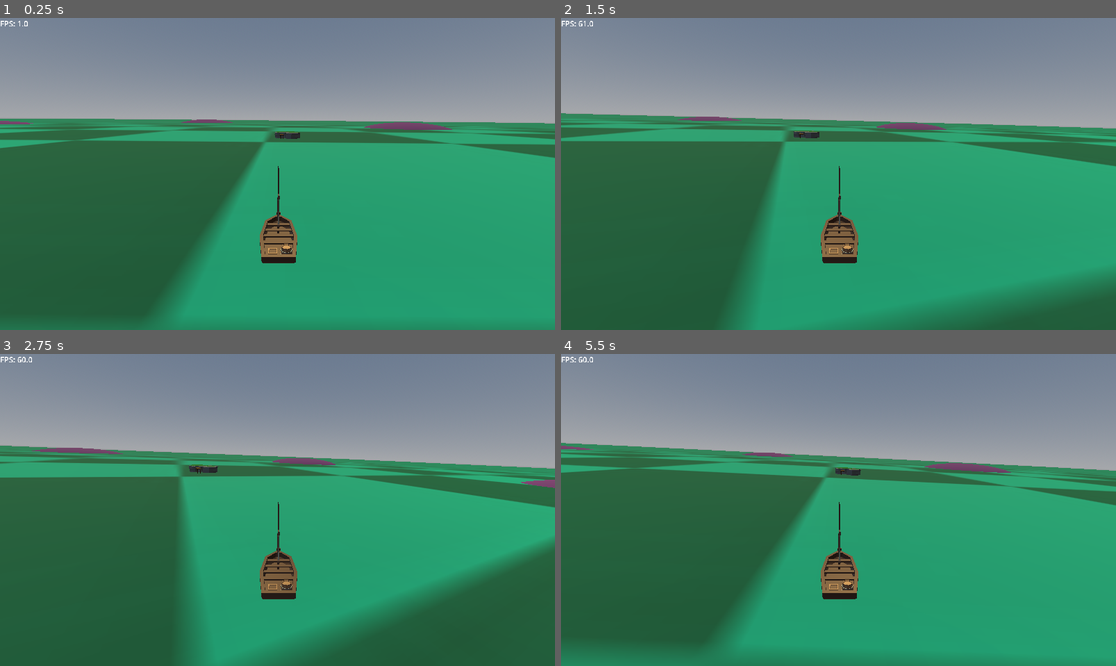
Above: before the commit, frames 1-4 (two rows, left to right).
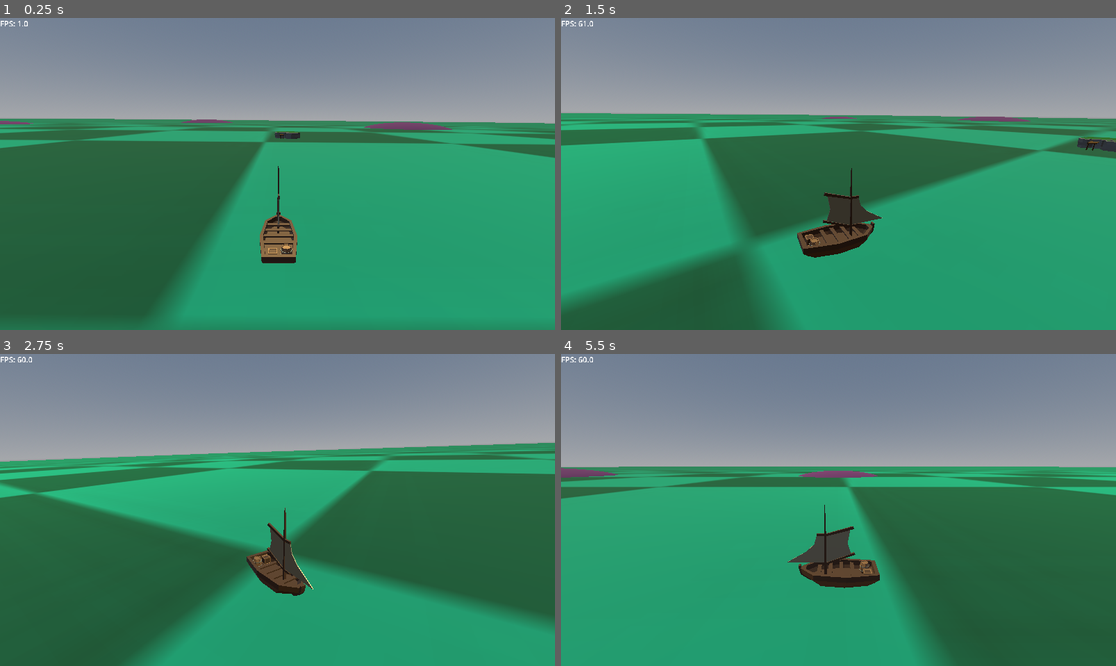
Above: after the commit, the same moments.

Repository: ManekineCode/boat-game
Game: Godot game, scene res://scenes/main.tscn
Two runs of this game, one before a commit and one after it. Both use one fixed random seed, a clock stepped at 60 frames per second and the inputs below.
Inputs:
- Up to frame 1 (0.25 s): no input
- Up to frame 2 (1.5 s): hold D (move_right) 0.53-1.28 s; hold Q (camera_rotate_left, bound only after the commit) 0.53-1.28 s; tap E (camera_rotate_right, bound only after the commit) at 0.8, 1.35 s; hold S (move_back) from 1.28 s (still down)
- Up to frame 3 (2.75 s): tap Q (camera_rotate_left, bound only after the commit) at 1.55 s; release S (move_back) at 2.03 s; hold D (move_right) from 2.03 s (still down); hold Q (camera_rotate_left, bound only after the commit) from 2.03 s (still down); tap E (camera_rotate_right, bound only after the commit) at 2.3 s
- Up to frame 4 (5.5 s): release D (move_right) at 2.78 s; release Q (camera_rotate_left, bound only after the commit) at 2.78 s; hold W (move_forward) 2.78-3.53 s; tap E (camera_rotate_right, bound only after the commit) at 2.85, 3.8, 4.35, 5.3 s; tap Q (camera_rotate_left, bound only after the commit) at 3.05, 4.55 s; hold Q (camera_rotate_left, bound only after the commit) 3.53-4.28 s; hold A (move_left) 3.53-5.03 s; tap Tab (camera_reset, bound only after the commit) at 4.15 s; hold S (move_back) from 5.03 s (still down); hold Q (camera_rotate_left, bound only after the commit) from 5.03 s (still down)

The runs differ from the first frame. In frame 2, 33% of the frame differs, in the area x 0-100%, y 30-100%; in frame 3, 35%; in frame 4, 53%, in the area x 0-100%, y 28-100%.

Commit message:
Basic camera controls
Q and E rotates the camera left and right
TAB resets camera rotation to 0

Diff:
--- a/project.godot
+++ b/project.godot
@@ -41,6 +41,21 @@
 "events": [Object(InputEventKey,"resource_local_to_scene":false,"resource_name":"","device":-1,"window_id":0,"alt_press …(192 unchanged characters)…
 ]
 }
+camera_rotate_left={
+"deadzone": 0.2,
+"events": [Object(InputEventKey,"resource_local_to_scene":false,"resource_name":"","device":-1,"window_id":0,"alt_pressed":false,"shift_pressed":false,"ctrl_pressed":false,"meta_pressed":false,"pressed":false,"keycode":0,"physical_keycode":81,"key_label":0,"unicode":113,"location":0,"echo":false,"script":null)
+]
+}
+camera_rotate_right={
+"deadzone": 0.2,
+"events": [Object(InputEventKey,"resource_local_to_scene":false,"resource_name":"","device":-1,"window_id":0,"alt_pressed":false,"shift_pressed":false,"ctrl_pressed":false,"meta_pressed":false,"pressed":false,"keycode":0,"physical_keycode":69,"key_label":0,"unicode":101,"location":0,"echo":false,"script":null)
+]
+}
+camera_reset={
+"deadzone": 0.2,
+"events": [Object(InputEventKey,"resource_local_to_scene":false,"resource_name":"","device":-1,"window_id":0,"alt_pressed":false,"shift_pressed":false,"ctrl_pressed":false,"meta_pressed":false,"pressed":false,"keycode":0,"physical_keycode":4194306,"key_label":0,"unicode":0,"location":0,"echo":false,"script":null)
+]
+}
 
 [layer_names]
 
--- a/scenes/boat.tscn
+++ b/scenes/boat.tscn
@@ -21,11 +21,13 @@
 transform = Transform3D(1, 0, 0, 0, 1, 0, 0, 0, 1, 0.03475952, 0.19421387, 0.016479492)
 shape = SubResource("BoxShape3D_qyrje")
 
-[node name="Camera3D" type="Camera3D" parent="." unique_id=2137268390]
-transform = Transform3D(1, 0, 0, 0, 0.9659258, 0.25881904, 0, -0.25881904, 0.9659258, 0, 4, 6)
-
 [node name="Area3D" type="Area3D" parent="." unique_id=1738215940 groups=["player"]]
 
 [node name="CollisionShape3D" type="CollisionShape3D" parent="Area3D" unique_id=1769607993]
 transform = Transform3D(1, 0, 0, 0, 1, 0, 0, 0, 1, 0.030761719, 0.10266113, -0.005004883)
 shape = SubResource("BoxShape3D_lw6pk")
+
+[node name="CameraAxis" type="Node3D" parent="." unique_id=802194851]
+
+[node name="Camera3D" type="Camera3D" parent="CameraAxis" unique_id=2137268390]
+transform = Transform3D(1, 0, 0, 0, 0.9659259, 0.25881907, 0, -0.25881907, 0.9659258, 0, 4, 6)
--- a/scripts/boat.gd
+++ b/scripts/boat.gd
@@ -16,6 +16,7 @@
 var bob_speed = 0.3
 
 func _physics_process(delta):
+
 	# Get input from the Up/Down arrow keys
 	var move_input = Input.get_axis("move_back", "move_forward")
 	# Get input from the Left/Right arrow keys
@@ -49,3 +50,16 @@
 
 	# This is the magic function that actually moves our CharacterBody3D and handles collisions.
 	move_and_slide()
+
+func _process(delta: float) -> void:
+	control_camera(delta)
+
+
+func control_camera(delta):
+	if Input.is_action_pressed("camera_rotate_left"):
+		$CameraAxis.rotation_degrees.y += 100 * delta
+	elif Input.is_action_pressed("camera_rotate_right"):
+		$CameraAxis.rotation_degrees.y -= 100 * delta
+	elif Input.is_action_just_pressed("camera_reset"): #reset camera
+		var ease_camera = get_tree().create_tween()
+		ease_camera.tween_property($CameraAxis, "rotation", Vector3.ZERO, 0.5)
